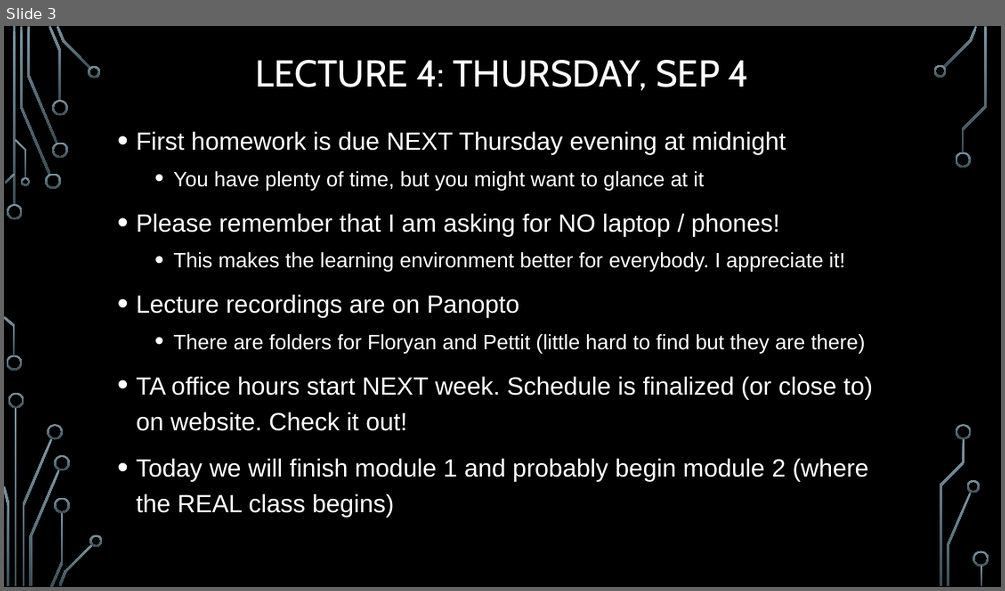
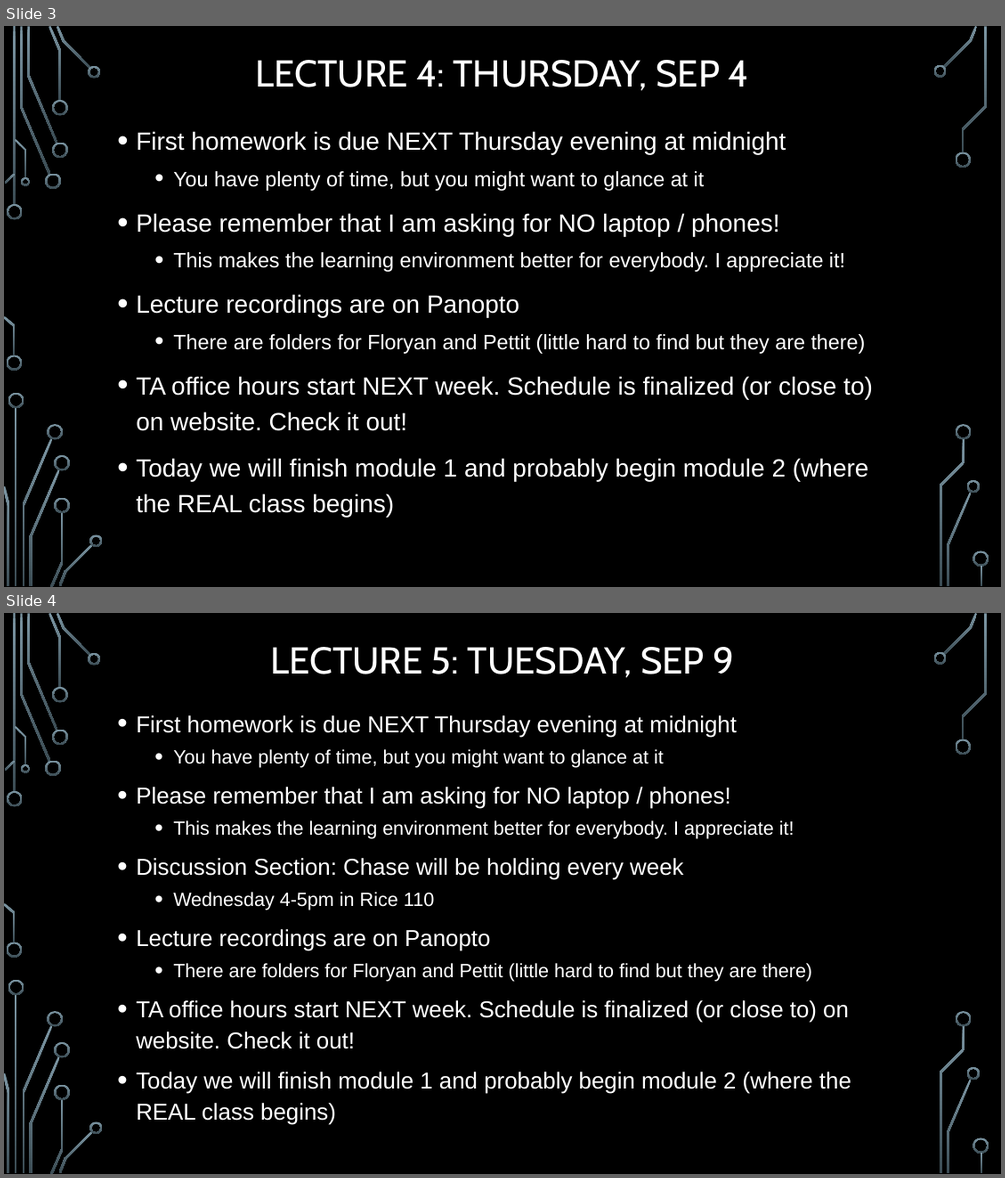
Before and after one commit to markfloryan/dmt2, a slide deck: slides/00-DailyAnnouncements.pptx. Shown one above the other, each under a label of ours: slide 3 before the commit, slides 3 and 4 after it. The pictures are 1005x591 and 1005x1178 pixels, drawn with LibreOffice and Linux fonts; fonts in the diff are those of the drawing; background and template pictures are left out. Boxes give left, top, right and bottom in pixels: in the first picture for what was removed or moved away, otherwise in the second. Text is boxed around its words. In the diff, an @@ line names an element or a change of style, - is before the commit and + after.

```diff
--- a/slides/00-DailyAnnouncements.pptx
+++ b/slides/00-DailyAnnouncements.pptx
@@ slide 4 added at bbox=[4, 613, 1001, 1174], background picture (left out); not listed: 36 template elements that a slide beside it also shows @@
@@ title added at bbox=[270, 647, 734, 678], 36 pt, text #FFFFFF @@
+LECTURE 5: TUESDAY, SEP 9
@@ text added at bbox=[136, 715, 851, 1125], 22.2 pt, text #FFFFFF @@
+• First homework is due NEXT Thursday evening at midnight
+  • You have plenty of time, but you might want to glance at it
+• Please remember that I am asking for NO laptop / phones!
+  • This makes the learning environment better for everybody. I appreciate it!
+• Discussion Section: Chase will be holding every week
+  • Wednesday 4-5pm in Rice 110
+• Lecture recordings are on Panopto
+  • There are folders for Floryan and Pettit (little hard to find but they are there)
+• TA office hours start NEXT week. Schedule is finalized (or close to) on website. Check it out!
+• Today we will finish module 1 and probably begin module 2 (where the REAL class begins)
```
Also in this commit, not shown: 1 slide changed, 31 other files.
